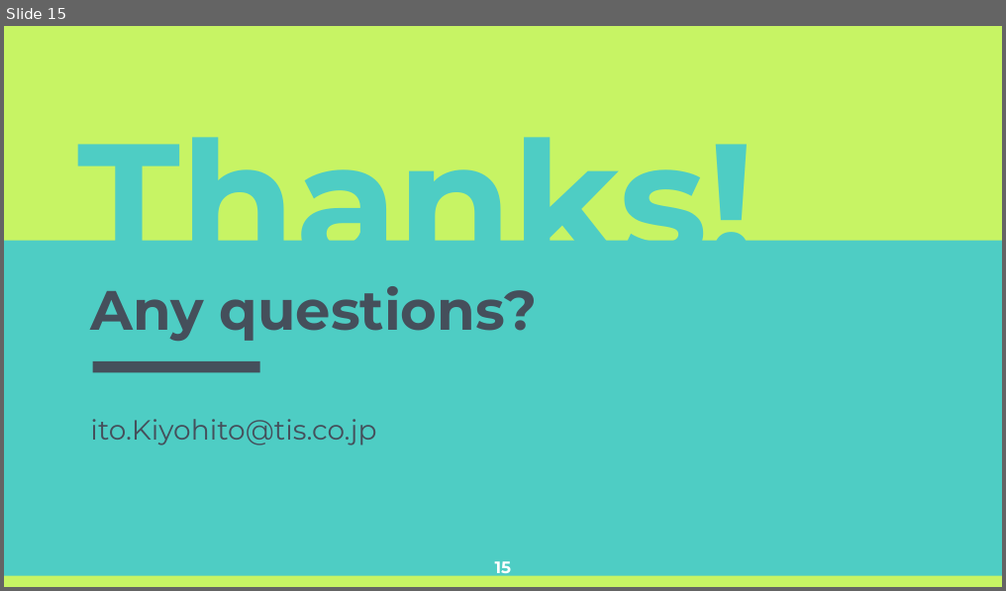
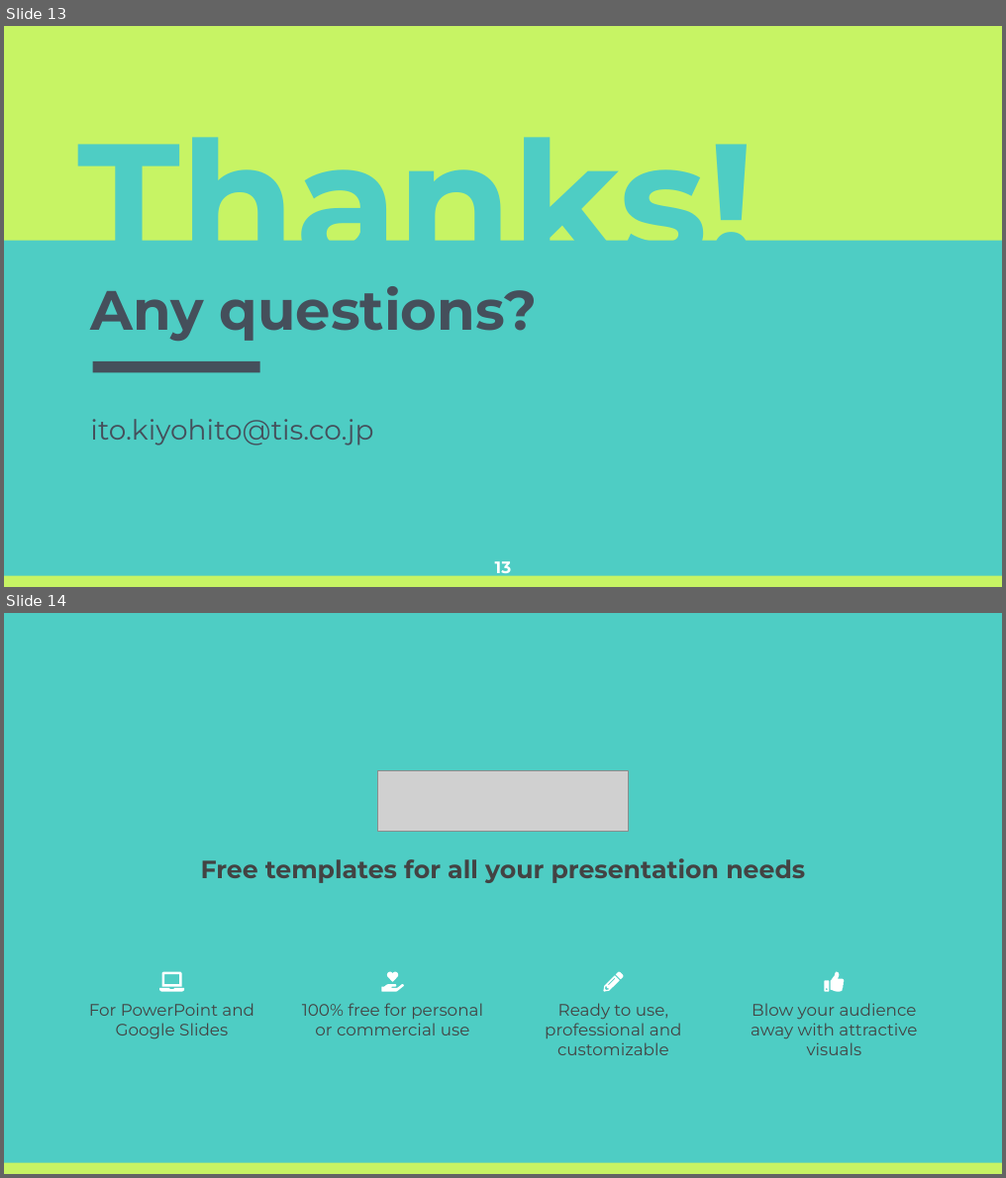
Before and after one commit to kiyohome/wacchi, a slide deck: 2021/ITで地域課題を解決しよう.pptx. Shown one above the other, each under a label of ours: slide 15 before the commit, slides 13 and 14 after it. The pictures are 1006x591 and 1006x1178 pixels, drawn with LibreOffice and Linux fonts; fonts in the diff are those of the drawing; grey boxes stand for pictures. Boxes give left, top, right and bottom in pixels: in the first picture for what was removed or moved away, otherwise in the second. Text is boxed around its words. In the diff, an @@ line names an element or a change of style, - is before the commit and + after.

```diff
--- a/2021/ITで地域課題を解決しよう.pptx
+++ b/2021/ITで地域課題を解決しよう.pptx
@@ slide 14 added at [4,613,1002,1174], background #4ECDC4; not listed: 1 template element that a slide beside it also shows @@
@@ picture added at [378,771,629,832] @@
@@ text added at [201,859,805,883], 18 pt, text #434343, bold @@
+Free templates for all your presentation needs
@@ group added at [89,972,917,1056]: 4 texts, 4 freeform shapes @@
+Ready to use, professional and customizable
+100% free for personal or commercial use
+Blow your audience away with attractive visuals
+For PowerPoint and Google Slides
@@ what was slide 15 is now slide 13 @@
@@ slide 13 changed as well @@
@@ text at [90,419,373,446]: text changed @@
-ito.Kiyohito@tis.co.jp
+ito.kiyohito@tis.co.jp
@@ page number at [495,562,511,578]: text changed @@
-15
+13
```
Also in this commit, not shown: 9 other slides changed, 3 other slides added, 5 slides removed, 1 other file.
